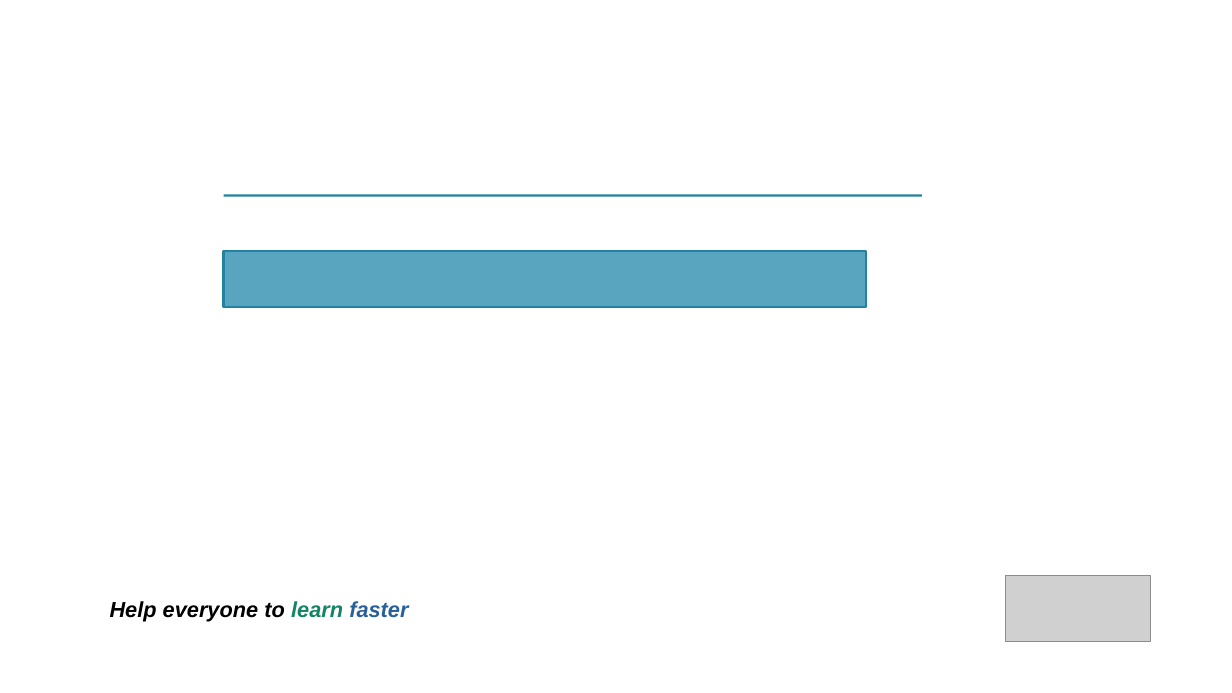
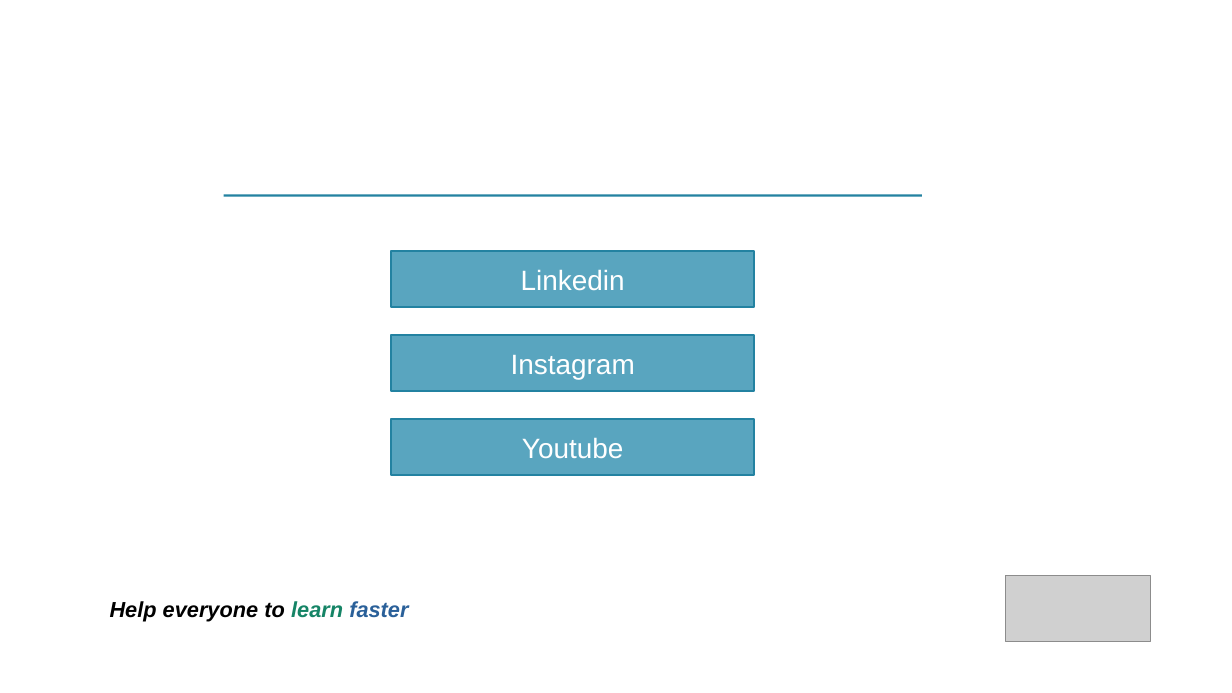
Before and after one commit to jejaksaid/course-flc, a slide deck: slide 19 of personal-branding/slide.odp. Drawn at 1232x693 pixels with LibreOffice and Linux fonts; fonts in the diff are those of the drawing; grey boxes stand for pictures; background and template pictures are left out. Boxes give left, top, right and bottom in pixels: in the first picture for what was removed or moved away, otherwise in the second. Text is boxed around its words. In the diff, an @@ line names an element or a change of style, - is before the commit and + after.

```diff
--- a/personal-branding/slide.odp
+++ b/personal-branding/slide.odp
@@ rectangle removed at bbox=[224, 252, 866, 307] @@
@@ rectangle added at bbox=[391, 252, 755, 307], fill #59A5BF, outline #2382A1 1.42 pt, 18 pt, text #FFFFFF @@
+Linkedin
@@ rectangle added at bbox=[391, 335, 755, 391], fill #59A5BF, outline #2382A1 1.42 pt, 18 pt, text #FFFFFF @@
+Instagram
@@ rectangle added at bbox=[391, 419, 755, 475], fill #59A5BF, outline #2382A1 1.42 pt, 18 pt, text #FFFFFF @@
+Youtube
```
Also in this commit, not shown: 5 slides added, 1 other file.
